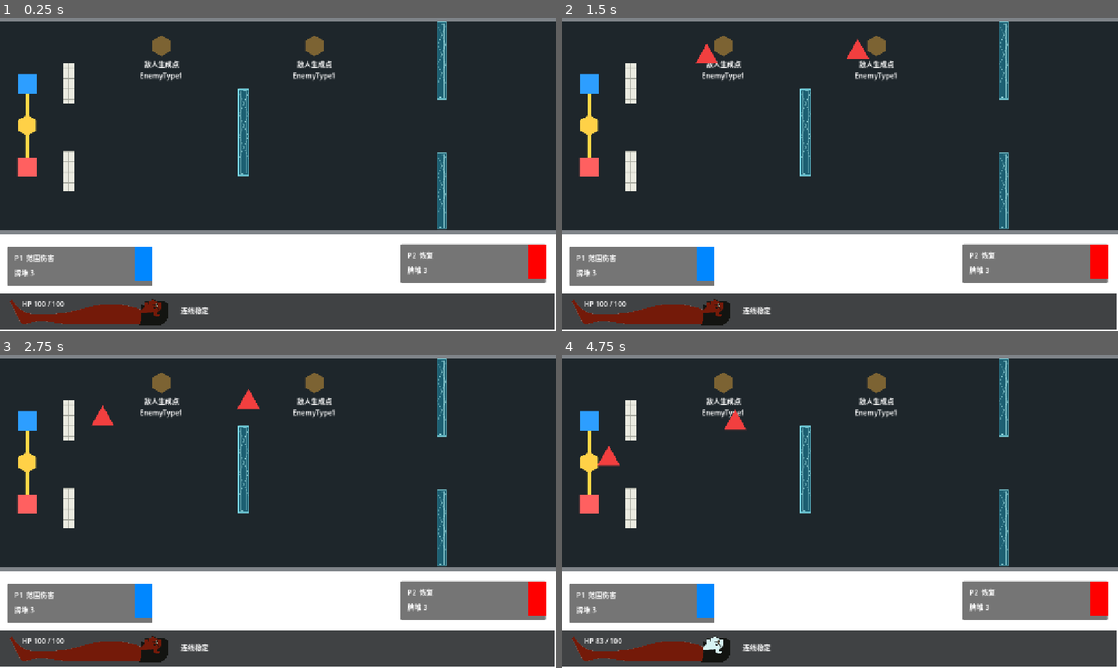
Above: before the commit, frames 1-4 (two rows, left to right).
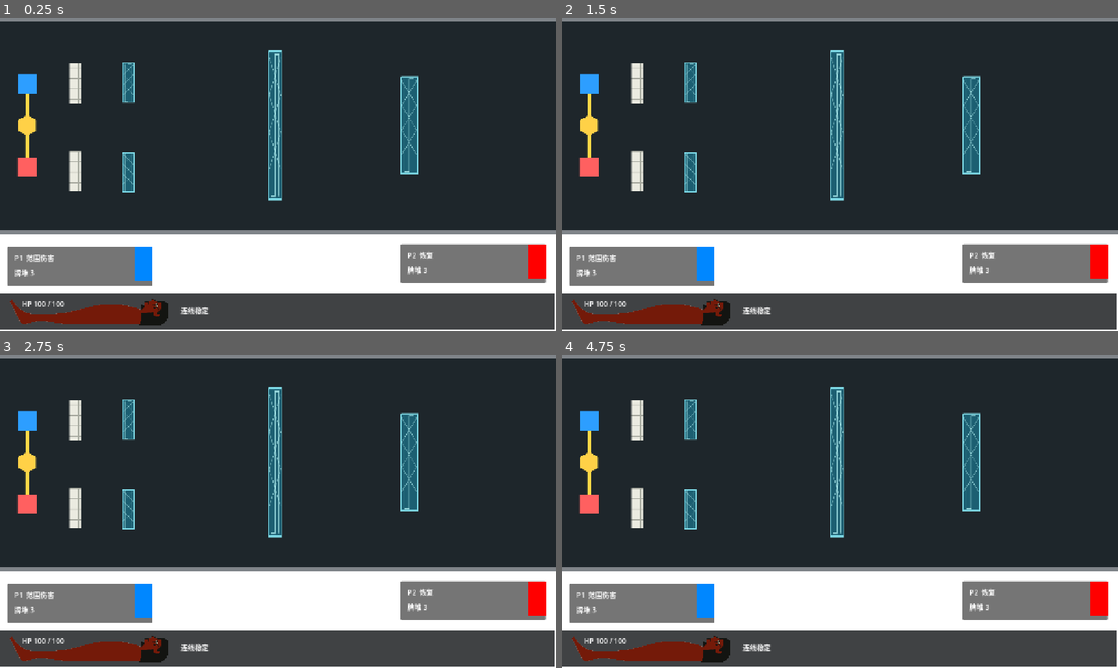
Above: after the commit, the same moments.

Repository: Jiufoduck/2026CGJ
Game: Godot game, scene res://scenes/main/MainScene.tscn
Same seed, same stepped clock (60 frames per second), same inputs: the game is played once before the commit and once after it.
Inputs (mouse positions are in pixels of both pictures, inside the frame that each line leads up to):
- Up to frame 1 (0.25 s): no input
- Up to frame 2 (1.5 s): tap Enter (ui_accept) at 0.5, 0.77 s; move the mouse to (962, 158) at 0.52 s; hold Right (ui_right) 0.53-1.25 s; tap Q at 0.6 s; click (962, 158) at 0.67 s; drag from (728, 190) to (712, 99) at 1.27 s
- Up to frame 3 (2.75 s): move the mouse to (333, 442) at 2.02 s; hold Right (ui_right) from 2.03 s (still down); tap K at 2.1 s
- Up to frame 4 (4.75 s): release Right (ui_right) at 2.75 s; drag from (812, 574) to (812, 448) at 2.77 s; move the mouse to (1006, 558) at 3.52 s; hold Left (ui_left) 3.53-4.25 s; tap Q at 3.6 s; tap Enter (ui_accept) at 3.77 s; drag from (673, 464) to (756, 433) at 4.27 s

The runs differ from the first frame. In frame 1, 5.7% of the frame differs, in the area x 11-81%, y 1-68%; in frame 2, 5.9%; in frame 3, 6.0%; in frame 4, 6.1%, in the area x 6-81%, y 1-96%.

Commit message:
增加了引导

Diff:
--- a/scenes/main/MainScene.tscn
+++ b/scenes/main/MainScene.tscn
@@ -152,14 +152,14 @@
 [node name="PlayerOne" parent="Actors" unique_id=2026057950 instance=ExtResource("2_player_scene")]
 position = Vector2(62, -96)
 collision_mask = 2051
-move_speed = 100
+move_speed = 150
 player_color = Color(0.18, 0.62, 1, 1)
 
 [node name="PlayerTwo" parent="Actors" unique_id=671970584 instance=ExtResource("2_player_scene")]
 position = Vector2(61, 96)
 collision_mask = 2051
 player_id = 2
-move_speed = 100
+move_speed = 150
 player_color = Color(1, 0.38, 0.38, 1)
 
 [node name="BodyCore" parent="Actors" unique_id=188310188 instance=ExtResource("3_body_scene")]
@@ -167,6 +167,7 @@
 physics_material_override = SubResource("PhysicsMaterial_f6se4")
 
 [node name="TaskPoints" type="Node2D" parent="." unique_id=1089374011]
+position = Vector2(3659, 0)
 
 [node name="TaskCoordinateC_Top" parent="TaskPoints" unique_id=214977104 instance=ExtResource("5_task_scene")]
 position = Vector2(6371, -184)
@@ -267,6 +268,7 @@
 assigned_player_id = 2
 
 [node name="Obstacles" type="Node2D" parent="." unique_id=1091223125]
+position = Vector2(3659, 0)
 
 [node name="RectangleObstacle9" parent="Obstacles" unique_id=775582263 instance=ExtResource("6_obstacle_scene")]
 position = Vector2(3235, -7.9999924)
@@ -460,12 +462,44 @@
 position = Vector2(1849.0001, 11)
 scale = Vector2(0.19376716, 1.9492921)
 
+[node name="RectangleObstacle58" parent="Obstacles" unique_id=470489476 instance=ExtResource("6_obstacle_scene")]
+position = Vector2(-3709.9998, -86.00001)
+scale = Vector2(0.22248302, 3.351516)
+
+[node name="RectangleObstacle59" parent="Obstacles" unique_id=1702414188 instance=ExtResource("6_obstacle_scene")]
+position = Vector2(-2149.0005, 86)
+scale = Vector2(0.22248302, 3.351516)
+
+[node name="RectangleObstacle60" parent="Obstacles" unique_id=1486349406 instance=ExtResource("6_obstacle_scene")]
+position = Vector2(-948.0001, -138)
+scale = Vector2(0.25620082, 1.0231273)
+
+[node name="RectangleObstacle61" parent="Obstacles" unique_id=1768619813 instance=ExtResource("6_obstacle_scene")]
+position = Vector2(-948.0001, 4)
+scale = Vector2(0.25620082, 1.0231273)
+
+[node name="RectangleObstacle66" parent="Obstacles" unique_id=840906953 instance=ExtResource("6_obstacle_scene")]
+position = Vector2(-948.0001, 152)
+scale = Vector2(0.25620082, 1.0231273)
+
+[node name="RectangleObstacle63" parent="Obstacles" unique_id=1954244385 instance=ExtResource("6_obstacle_scene")]
+position = Vector2(-695.9999, 1.9999971)
+scale = Vector2(0.28854474, 2.1784954)
+
+[node name="RectangleObstacle64" parent="Obstacles" unique_id=234767201 instance=ExtResource("6_obstacle_scene")]
+position = Vector2(-619, -77)
+scale = Vector2(0.6765656, 0.4594136)
+
+[node name="RectangleObstacle65" parent="Obstacles" unique_id=340111219 instance=ExtResource("6_obstacle_scene")]
+position = Vector2(-619, 81.00001)
+scale = Vector2(0.6765656, 0.4594136)
+
 [node name="RectangleObstacle24" parent="Obstacles" unique_id=1848800512 instance=ExtResource("6_obstacle_scene")]
-position = Vector2(158, -96.00001)
+position = Vector2(-3487, -96.00001)
 scale = Vector2(0.16822106, 0.99079865)
 
 [node name="RectangleObstacle57" parent="Obstacles" unique_id=754722124 instance=ExtResource("6_obstacle_scene")]
-position = Vector2(158, 105.99998)
+position = Vector2(-3487, 105.99998)
 scale = Vector2(0.16822106, 0.99079865)
 
 [node name="RectangleObstacle7" parent="Obstacles" unique_id=740624849 instance=ExtResource("6_obstacle_scene")]
@@ -476,6 +510,30 @@
 position = Vector2(559.99976, 16)
 scale = Vector2(0.27965212, 0.6625165)
 
+[node name="NetObstacle9" parent="Obstacles" unique_id=844917532 instance=ExtResource("6_f6se4")]
+position = Vector2(-3365, -98)
+scale = Vector2(0.30559966, 0.30076396)
+
+[node name="NetObstacle11" parent="Obstacles" unique_id=1975204754 instance=ExtResource("6_f6se4")]
+position = Vector2(-3027, -2.861023e-06)
+scale = Vector2(0.35069305, 1.1322588)
+
+[node name="NetObstacle12" parent="Obstacles" unique_id=1895787025 instance=ExtResource("6_f6se4")]
+position = Vector2(-2718, -2.861023e-06)
+scale = Vector2(0.4471304, 0.7409492)
+
+[node name="NetObstacle13" parent="Obstacles" unique_id=1850055863 instance=ExtResource("6_f6se4")]
+position = Vector2(-1652, -2.861023e-06)
+scale = Vector2(0.4471304, 0.7409492)
+
+[node name="NetObstacle14" parent="Obstacles" unique_id=1728224004 instance=ExtResource("6_f6se4")]
+position = Vector2(-1352, -2.861023e-06)
+scale = Vector2(0.4471304, 0.7409492)
+
+[node name="NetObstacle10" parent="Obstacles" unique_id=138316030 instance=ExtResource("6_f6se4")]
+position = Vector2(-3365, 107.999985)
+scale = Vector2(0.30559966, 0.30076396)
+
 [node name="NetObstacle2" parent="Obstacles" unique_id=660619363 instance=ExtResource("6_f6se4")]
 position = Vector2(1016, -149.00002)
 scale = Vector2(0.24146783, 0.5896758)
@@ -505,10 +563,27 @@
 scale = Vector2(0.24146783, 0.57994014)
 
 [node name="EnemySpawns" type="Node2D" parent="." unique_id=356443544]
+position = Vector2(3659, 0)
 
 [node name="EnemySpawnPoint" parent="EnemySpawns" unique_id=1638728096 instance=ExtResource("10_enemy_spawn_scene")]
 position = Vector2(371, -183)
 enemy_scene = ExtResource("7_enemy_one_scene")
+spawn_distance_override = 1100
+
+[node name="EnemySpawnPoint122" parent="EnemySpawns" unique_id=1518060247 instance=ExtResource("10_enemy_spawn_scene")]
+position = Vector2(-396, -4)
+enemy_scene = ExtResource("7_enemy_one_scene")
+spawn_distance_override = 1100
+
+[node name="EnemySpawnPoint123" parent="EnemySpawns" unique_id=2067916388 instance=ExtResource("10_enemy_spawn_scene")]
+position = Vector2(-883, 209)
+enemy_scene = ExtResource("7_enemy_one_scene")
+spawn_distance_override = 1100
+
+[node name="EnemySpawnPoint121" parent="EnemySpawns" unique_id=733195678 instance=ExtResource("10_enemy_spawn_scene")]
+position = Vector2(-1352, -179)
+enemy_scene = ExtResource("7_enemy_one_scene")
+spawn_distance_override = 1100
 
 [node name="EnemySpawnPoint2" parent="EnemySpawns" unique_id=1613140110 instance=ExtResource("10_enemy_spawn_scene")]
 position = Vector2(723, -183)
@@ -556,7 +631,7 @@
   e.can_move = false
   e.shoot_range = 1000"
 
-[node name="EnemySpawnPoint25" parent="EnemySpawns" unique_id=1518060247 instance=ExtResource("10_enemy_spawn_scene")]
+[node name="EnemySpawnPoint25" parent="EnemySpawns" unique_id=872393589 instance=ExtResource("10_enemy_spawn_scene")]
 position = Vector2(6887, -1)
 enemy_scene = ExtResource("10_hs7hk")
 
Not shown, removed: doc/~$2026CGJ卡牌设计新.xlsx
